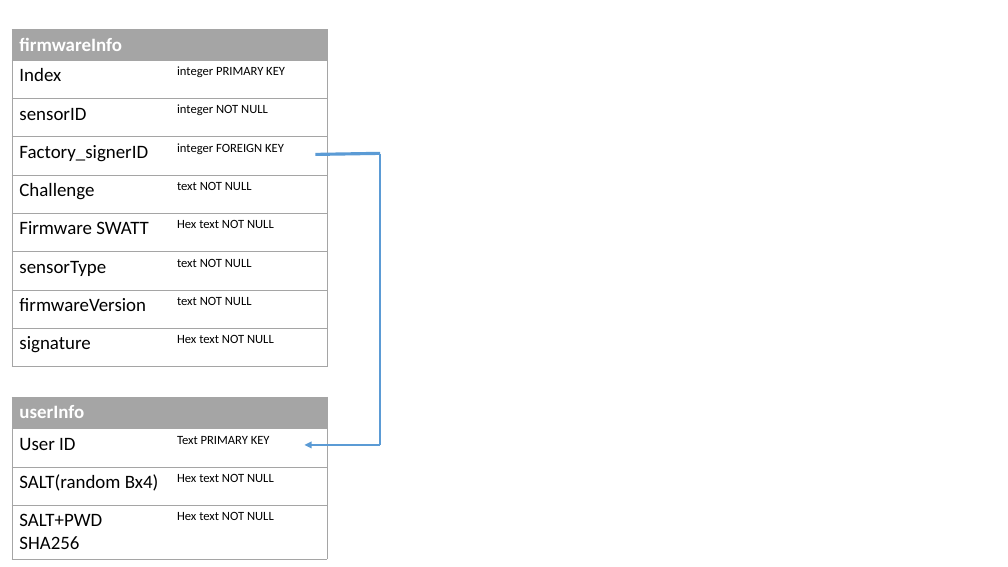
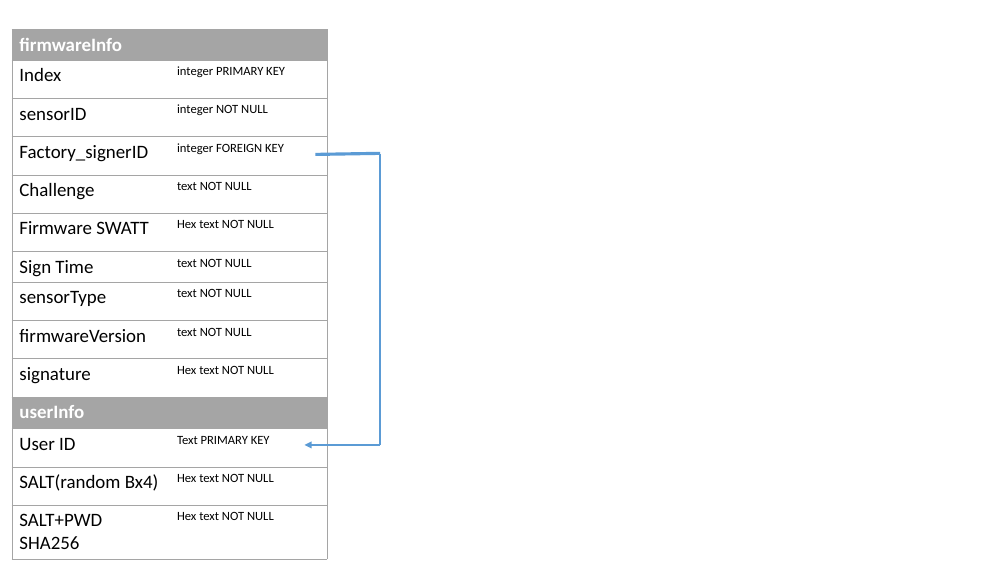
Before and after one commit to LiuYuancheng/Xandar_Sensor_IOT, a slide deck: slide 2 of doc/firmwaresignWF.pptx. Drawn at 1008x567 pixels with LibreOffice and Linux fonts; fonts in the diff are those of the drawing. Boxes give left, top, right and bottom in pixels: in the first picture for what was removed or moved away, otherwise in the second. Text is boxed around its words. In the diff, an @@ line names an element or a change of style, - is before the commit and + after.

```diff
--- a/doc/firmwaresignWF.pptx
+++ b/doc/firmwaresignWF.pptx
@@ table at [12,29,328,393] @@
+row 7: Sign Time | text NOT NULL
```
Also in this commit, not shown: 1 other slide changed, 6 other files.
